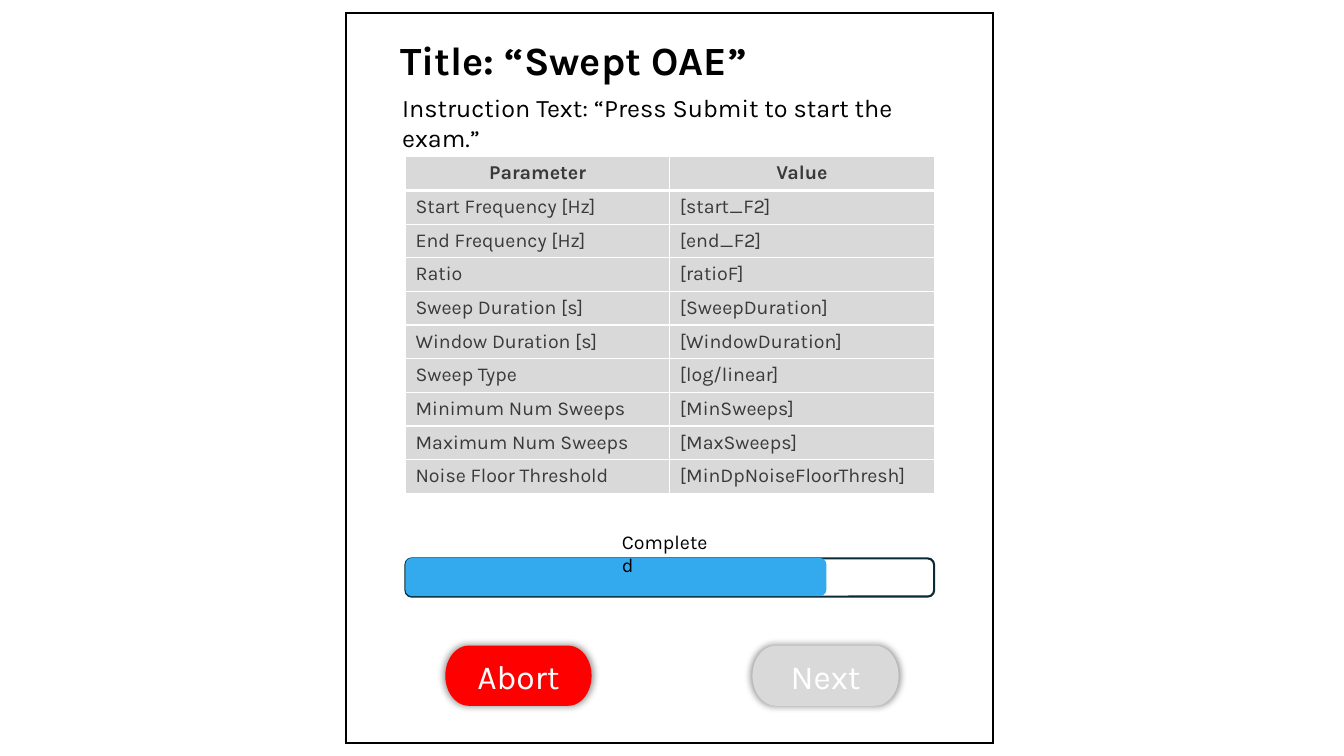
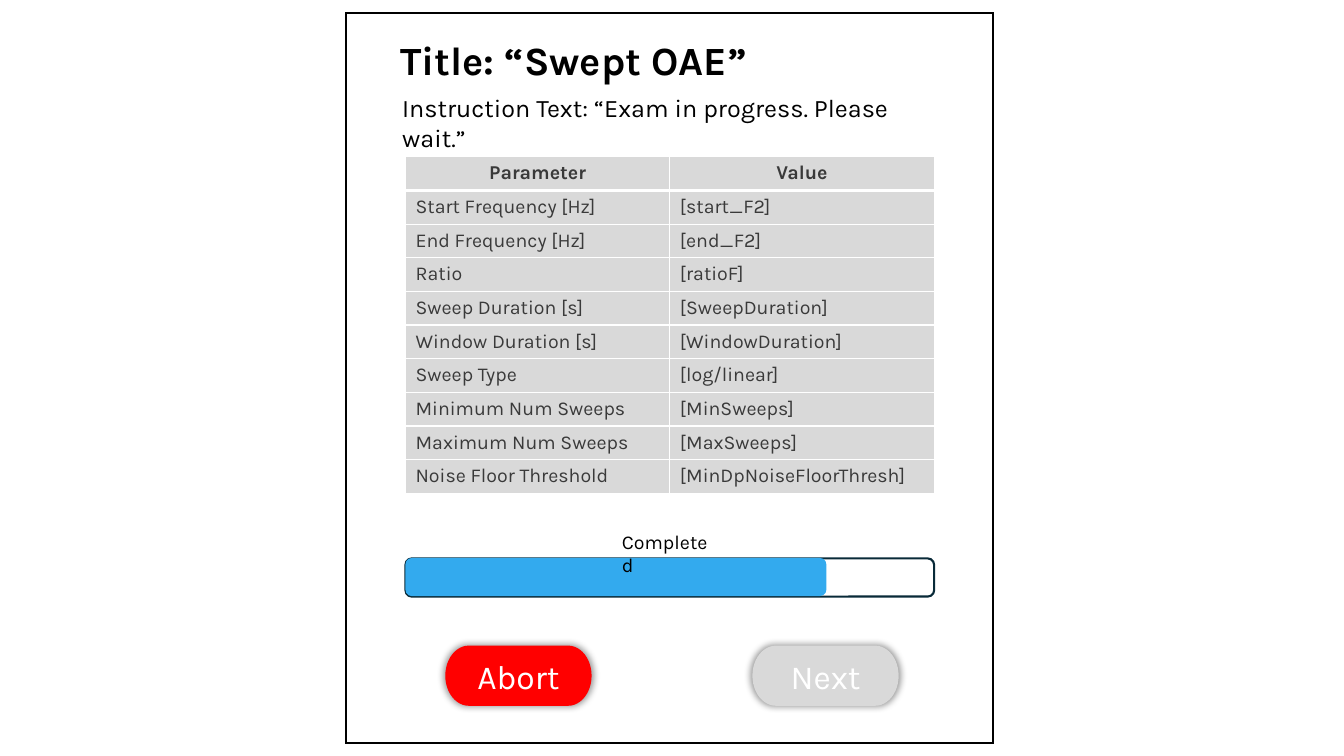
Before and after one commit to OpenHearing/TabSINT, a slide deck: slide 2 of Specifications/swept-oae/GUI-Screens.pptx. Drawn at 1344x756 pixels with LibreOffice and Linux fonts; fonts in the diff are those of the drawing; grey boxes stand for pictures. Boxes give left, top, right and bottom in pixels: in the first picture for what was removed or moved away, otherwise in the second. Text is boxed around its words. In the diff, an @@ line names an element or a change of style, - is before the commit and + after.

Commit message:
update GUI pptx

```diff
--- a/Specifications/swept-oae/GUI-Screens.pptx
+++ b/Specifications/swept-oae/GUI-Screens.pptx
@@ text at (402,99,888,148): text changed @@
-Instruction Text: “Press Submit to start the exam.”
+Instruction Text: “Exam in progress. Please wait.”
```
